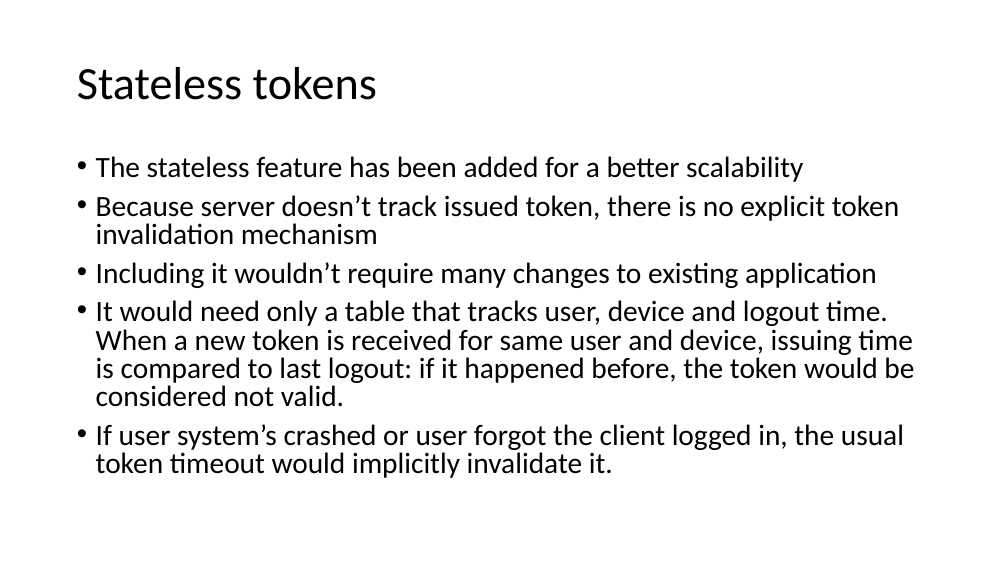
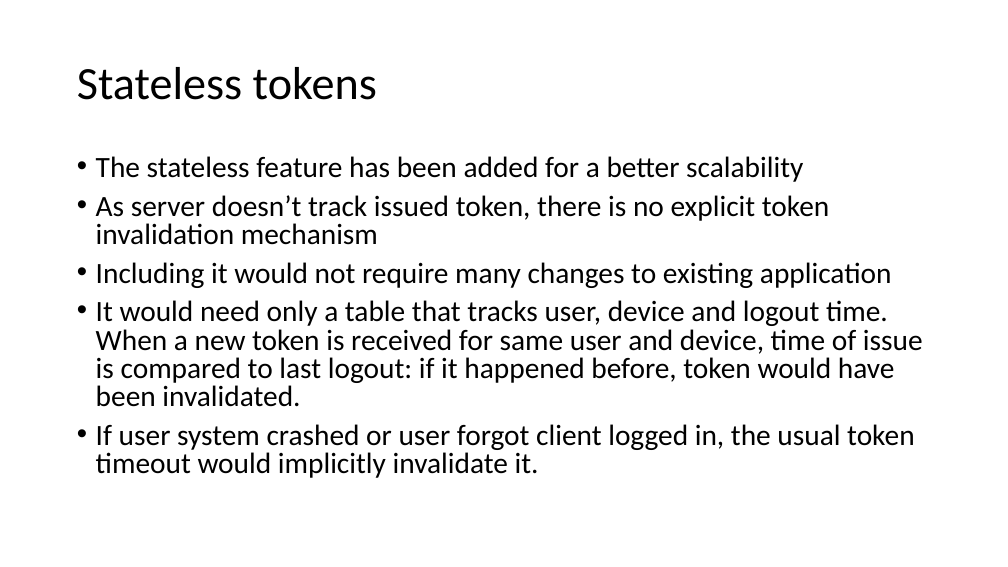
Before and after one commit to fparricelli/Encrypted-data-exchange-between-two-Arduino-boards-using-Symmetric-Encryption, a slide deck: slide 17 of Documentazione e cose così/Slide_concettuali_Luca.pptx. Drawn at 1008x567 pixels with LibreOffice and Linux fonts; fonts in the diff are those of the drawing. Boxes give left, top, right and bottom in pixels: in the first picture for what was removed or moved away, otherwise in the second. Text is boxed around its words. In the diff, an @@ line names an element or a change of style, - is before the commit and + after.

```diff
--- a/Documentazione e cose così/Slide_concettuali_Luca.pptx
+++ b/Documentazione e cose così/Slide_concettuali_Luca.pptx
@@ text at <box>96,195,923,478</box>: text changed @@
-• Because server doesn’t track issued token, there is no explicit token invalidation mechanism
-• Including it wouldn’t require many changes to existing application
-• It would need only a table that tracks user, device and logout time. When a new token is received for same user and device, issuing time is compared to last logout: if it happened before, the token would be considered not valid.
-• If user system’s crashed or user forgot the client logged in, the usual token timeout would implicitly invalidate it.
+• As server doesn’t track issued token, there is no explicit token invalidation mechanism
+• Including it would not require many changes to existing application
+• It would need only a table that tracks user, device and logout time. When a new token is received for same user and device, time of issue is compared to last logout: if it happened before, token would have been invalidated.
+• If user system crashed or user forgot client logged in, the usual token timeout would implicitly invalidate it.
```
Also in this commit, not shown: 10 other slides changed.
